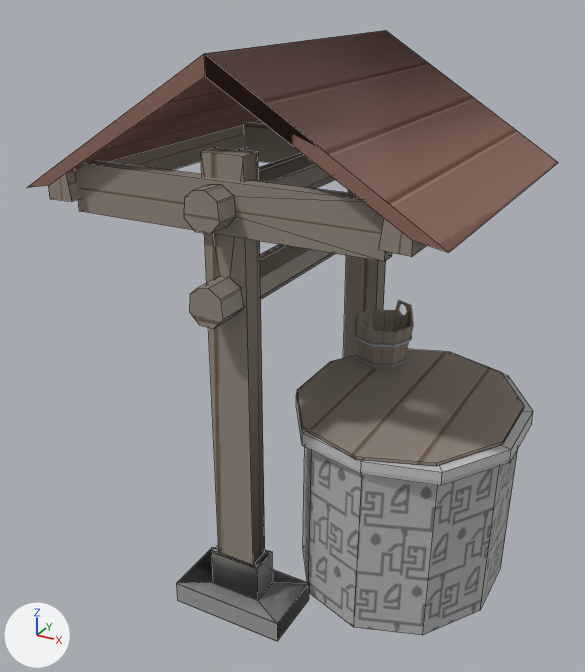
Before and after pictures for a commit that changed the FBX model cervein2/Assets/models/WellTextured.fbx.
Before and after are seen from a 50 mm camera at (2.64, -5.07, 4.16) aimed at (-0.06, -0.16, 1.7). Arrows for +X, +Y and +Z are at lower left; the lights stay in place. The picture after the commit comes second. Mesh edges are drawn as thin lines on the coarser meshes. Where no turn or scale is listed for an object, it has been applied to the vertices.

In view in the first picture: 'LID', 'ROOF', 'WELL', 'botton log', 'bucket', 'stands', 'top log'.
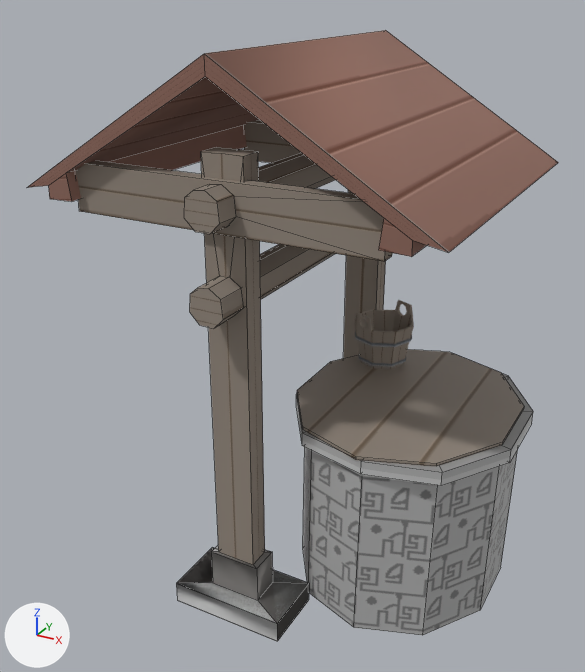
Where the change shows, as pixel boxes [x1, y1, x2, y2] in the pictures (585 x 672 px; the box of a moved part takes in the faces that stretch with it):
part 1 of me_cube_002, surface changed
    both: [296, 373, 533, 634]
part 2 of me_cube_007, moved or reshaped
    both: [28, 54, 260, 201]
part 3 of me_cube_007, surface changed
    both: [47, 54, 448, 261]
part 4 of me_cube_008, surface changed
    both: [176, 147, 386, 641]

The change in detail:
me_cube_002 has 70 vertices, 62 faces and spans x 0.06..1.68, y -0.94..0.92, z -2.1..-0.69.
me_cube_002 is used by ob_well; location (0.0, 0.0, 2.008).
me_cube_002 no longer uses material mat_material_001 (picture img_well_texture_png).
me_cube_002 part 1: 62 kept faces spanning x 0.06..1.68, y -0.94..0.92, z -2.1..-0.69 get new texture (UV) coordinates.
me_cube_002 gains material mat_log1 (picture img_well_texture_png).
me_cube_007 has 87 vertices, 53 faces and spans x -1.45..1.44, y -1.27..1.26, z -0.82..0.23.
me_cube_007 is used by ob_roof; location (0.0, 0.0, 3.568).
Part 2, on me_cube_007:
10 faces are deleted.
10 new faces join them.
me_cube_007 part 3: 34 kept faces spanning x -1.45..1.44, y -1.27..1.26, z -0.82..0.23 get new texture (UV) coordinates.
me_cube_008 has 109 vertices, 78 faces and spans x -0.43..0.43, y -1.28..1.26, z -3.68..-0.33.
me_cube_008 is used by ob_stands; location (0.0, 0.0, 3.568).
me_cube_008 part 4: 35 kept faces spanning x -0.43..0.43, y -1.28..1.26, z -3.68..-0.33 get new texture (UV) coordinates.
